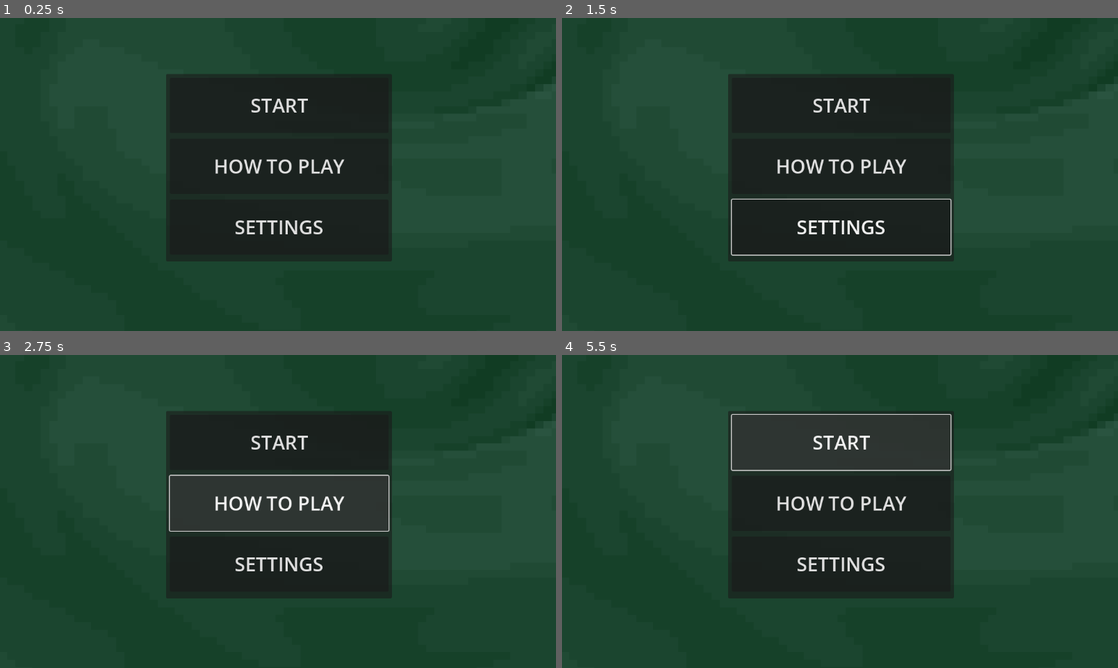
Above: before the commit, frames 1-4 (two rows, left to right).
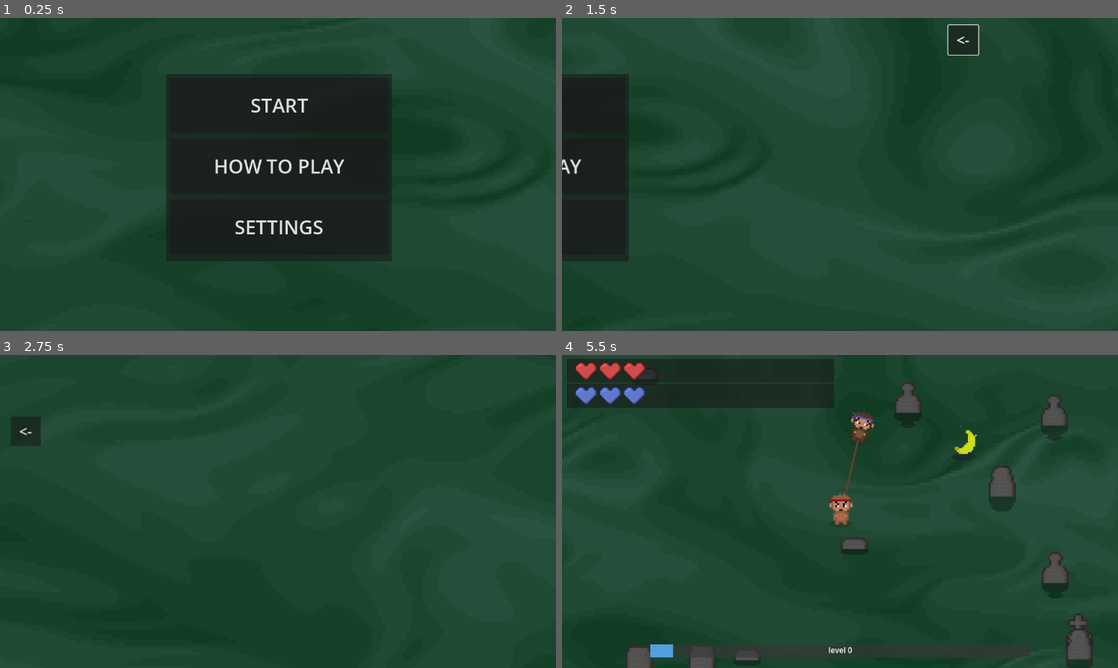
Above: after the commit, the same moments.

Repository: arrowira/cookiejam4
Game: Godot game, scene res://scenes/start_menu.tscn
Two runs of this game, one before a commit and one after it. Both use one fixed random seed, a clock stepped at 60 frames per second and the inputs below. This scene is started directly instead of the project's main scene.
Inputs (mouse positions are in pixels of both pictures, inside the frame that each line leads up to):
- Up to frame 1 (0.25 s): no input
- Up to frame 2 (1.5 s): click "SETTINGS" at 0.5 s; click (662, 39) at 1.25 s, where only the run after the commit has a clickable "<-"
- Up to frame 3 (2.75 s): click "HOW TO PLAY" at 2 s
- Up to frame 4 (5.5 s): click (589, 430) at 2.75 s, where only the run after the commit has a clickable "<-"; click "START" at 3.5 s; click (840, 442) at 4.25 s, where only the run before the commit has a clickable "START"; click (840, 442) at 5 s, where only the run before the commit has a clickable "START"

The runs differ from the first frame. In frame 1, 0.2% of the frame differs, in the area x 85-100%, y 0-21%; in frame 2, 31%, in the area x 0-99%, y 2-78%; in frame 3, 18%; in frame 4, 27%.

Commit message:
start menu traversal

Diff:
--- a/cookie-jam-4/scenes/start_menu.tscn
+++ b/cookie-jam-4/scenes/start_menu.tscn
@@ -7,13 +7,15 @@
 shader = ExtResource("2_thu50")
 shader_parameter/innerColor = Color(0.12620676, 0.29076695, 0.20514336, 1)
 shader_parameter/outerColor = Color(0.18666917, 0.3459273, 0.272182, 1)
-shader_parameter/scale = 25.0
-shader_parameter/timeMod = 0.0
-shader_parameter/pixelation = 1.0
+shader_parameter/scale = 40.0
+shader_parameter/timeMod = 0.01
+shader_parameter/pixelation = 0.4
 shader_parameter/bold = 4.0
 shader_parameter/sharp = 3.0
-shader_parameter/moveSpeed = 1.0
+shader_parameter/moveSpeed = 6.0
 shader_parameter/focusPoint = Vector2(0.5, 0.5)
+
+[sub_resource type="Theme" id="Theme_thu50"]
 
 [node name="StartMenu" type="Node2D"]
 script = ExtResource("1_thu50")
@@ -25,8 +27,6 @@
 offset_top = -4678.0
 offset_right = 10307.0
 offset_bottom = 5322.0
-
-[node name="Camera2D" type="Camera2D" parent="."]
 
 [node name="Panel" type="Panel" parent="."]
 offset_left = -232.0
@@ -62,4 +62,44 @@
 text = "HOW TO PLAY
 "
 
+[node name="back" type="Button" parent="Panel"]
+layout_mode = 0
+offset_left = 1130.0
+offset_top = -101.0
+offset_right = 1192.0
+offset_bottom = -40.0
+theme = SubResource("Theme_thu50")
+theme_override_font_sizes/font_size = 30
+text = "<-"
+
+[node name="back2" type="Button" parent="Panel"]
+layout_mode = 0
+offset_left = -307.0
+offset_top = 759.0
+offset_right = -245.0
+offset_bottom = 820.0
+theme = SubResource("Theme_thu50")
+theme_override_font_sizes/font_size = 30
+text = "<-"
+
+[node name="startTimer" type="Timer" parent="."]
+wait_time = 0.4
+
+[node name="cameraAnchor" type="Node2D" parent="."]
+
+[node name="Camera2D" type="Camera2D" parent="cameraAnchor"]
+position_smoothing_enabled = true
+position_smoothing_speed = 3.0
+
+[node name="settingsAnchor" type="Node2D" parent="."]
+position = Vector2(1457, 0)
+
+[node name="howToAnchor" type="Node2D" parent="."]
+position = Vector2(0, 840)
+
 [connection signal="button_down" from="Panel/startB" to="." method="_on_start_b_button_down"]
+[connection signal="button_down" from="Panel/settingsB" to="." method="_on_settings_b_button_down"]
+[connection signal="button_down" from="Panel/howToB" to="." method="_on_how_to_b_button_down"]
+[connection signal="button_down" from="Panel/back" to="." method="back"]
+[connection signal="button_down" from="Panel/back2" to="." method="back"]
+[connection signal="timeout" from="startTimer" to="." method="_on_start_timer_timeout"]
--- a/cookie-jam-4/scripts/start_menu.gd
+++ b/cookie-jam-4/scripts/start_menu.gd
@@ -10,4 +10,19 @@
 
 
 func _on_start_b_button_down() -> void:
-	pass # Replace with function body.
+	$cameraAnchor.position.y -= 3000
+	$startTimer.start()
+
+
+func _on_settings_b_button_down() -> void:
+	$cameraAnchor.global_position=$settingsAnchor.global_position
+
+
+func _on_how_to_b_button_down() -> void:
+	$cameraAnchor.global_position=$howToAnchor.global_position
+
+func _on_start_timer_timeout() -> void:
+	play()
+
+func back():
+	$cameraAnchor.global_position = Vector2.ZERO
Not shown: 1 places in cookie-jam-4/scenes/start_menu.tscn that only renumber resources
